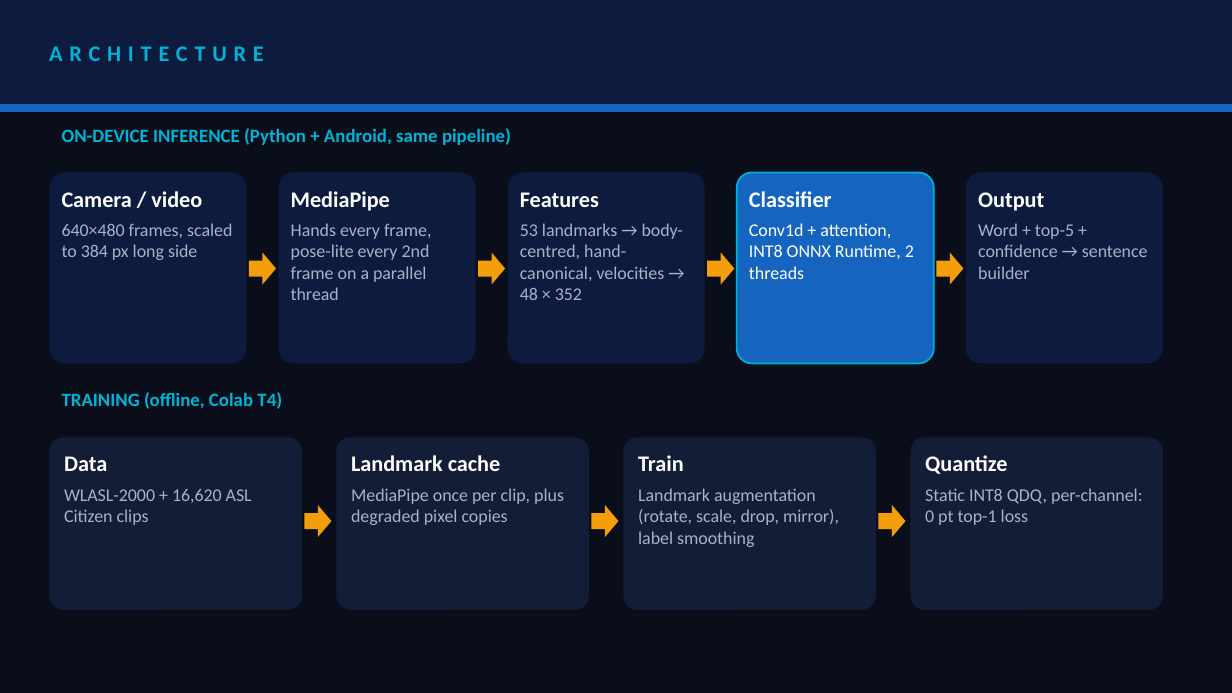
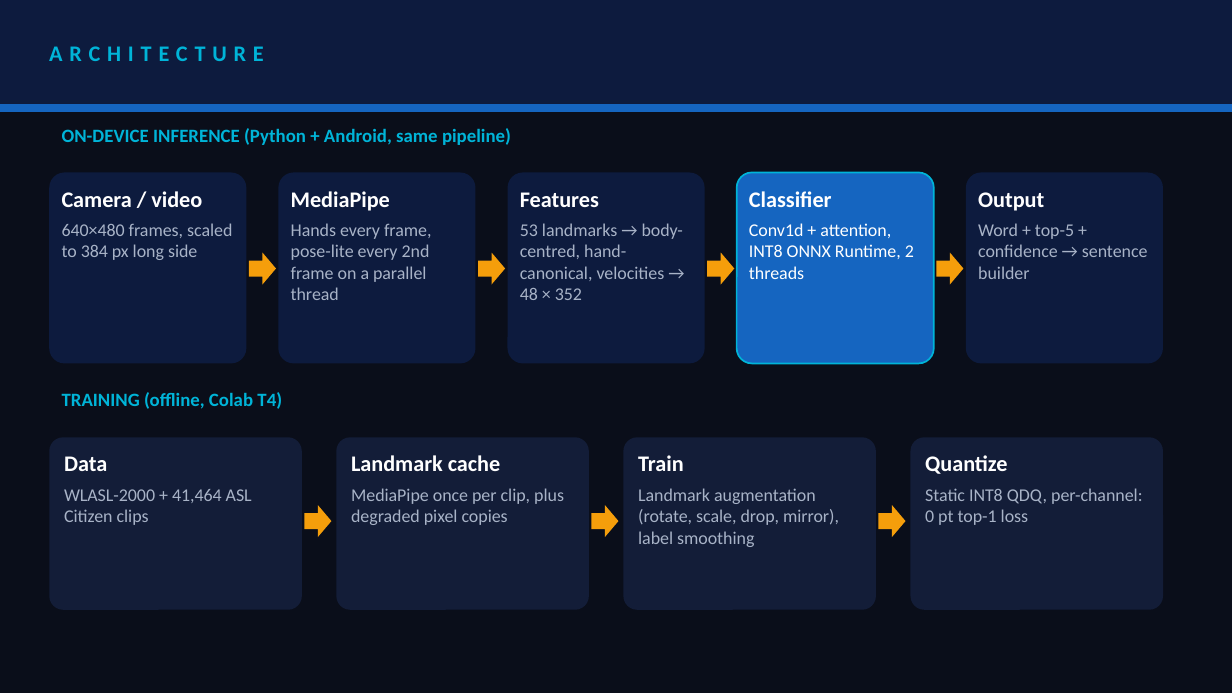
Before and after one commit to Animeha123/echogesture, a slide deck: slide 4 of docs/gods_plan_EchoGesture.pptx. Drawn at 1232x693 pixels with LibreOffice and Linux fonts; fonts in the diff are those of the drawing. Boxes give left, top, right and bottom in pixels: in the first picture for what was removed or moved away, otherwise in the second. Text is boxed around its words. In the diff, an @@ line names an element or a change of style, - is before the commit and + after.

```diff
--- a/docs/gods_plan_EchoGesture.pptx
+++ b/docs/gods_plan_EchoGesture.pptx
@@ text at <box>64,489,252,525</box>: text changed @@
-WLASL-2000 + 16,620 ASL Citizen clips
+WLASL-2000 + 41,464 ASL Citizen clips
```
Also in this commit, not shown: 6 other slides changed, 44 other files.
